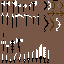
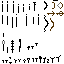
The second (64, 64) image is a revision of the first. Changes to its layers:
added layer "Hammers" above "Spears" over [1, 38, 23, 53]
added layer "Spears" above "Scythes & Hoes" over [1, 13, 14, 28]
added layer "Scythes & Hoes" above "Axes" over [15, 14, 39, 27]
added layer "Axes" above "Bows & Crossbows" over [1, 0, 38, 13]
added layer "Bows & Crossbows" above "Swords" over [44, 0, 64, 32]
renamed "Background" to "Swords", painted on it over [1, 0, 64, 64]
hid "NewLayer", moved it above "Player" over [0, 0, 64, 64]
